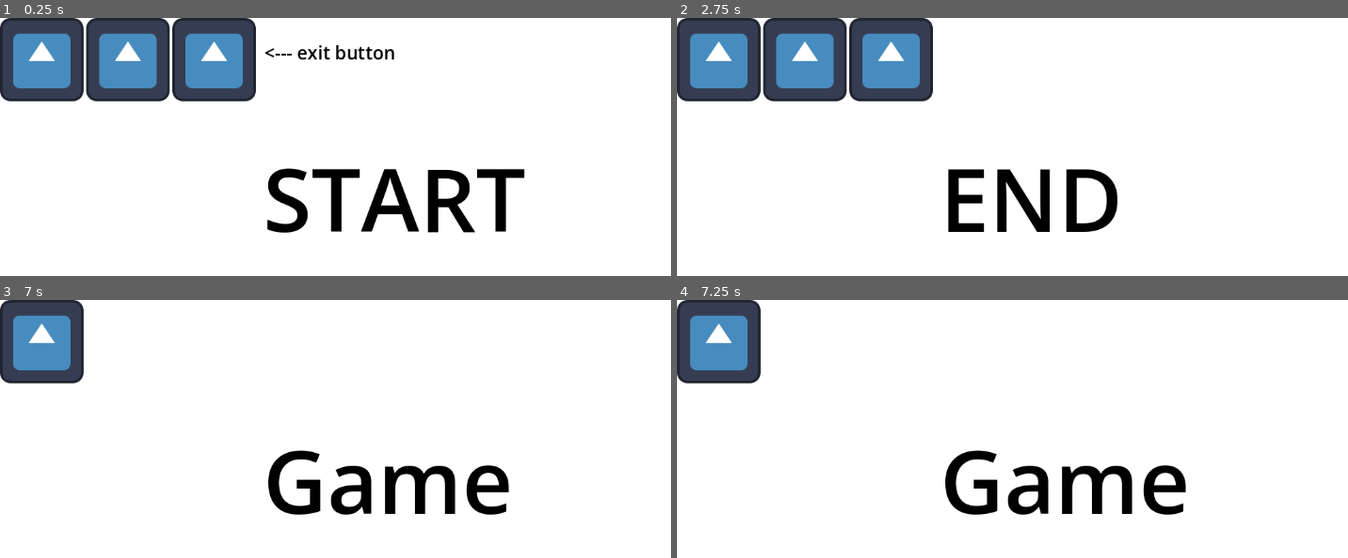
Above: before the commit, frames 1-4 (two rows, left to right).
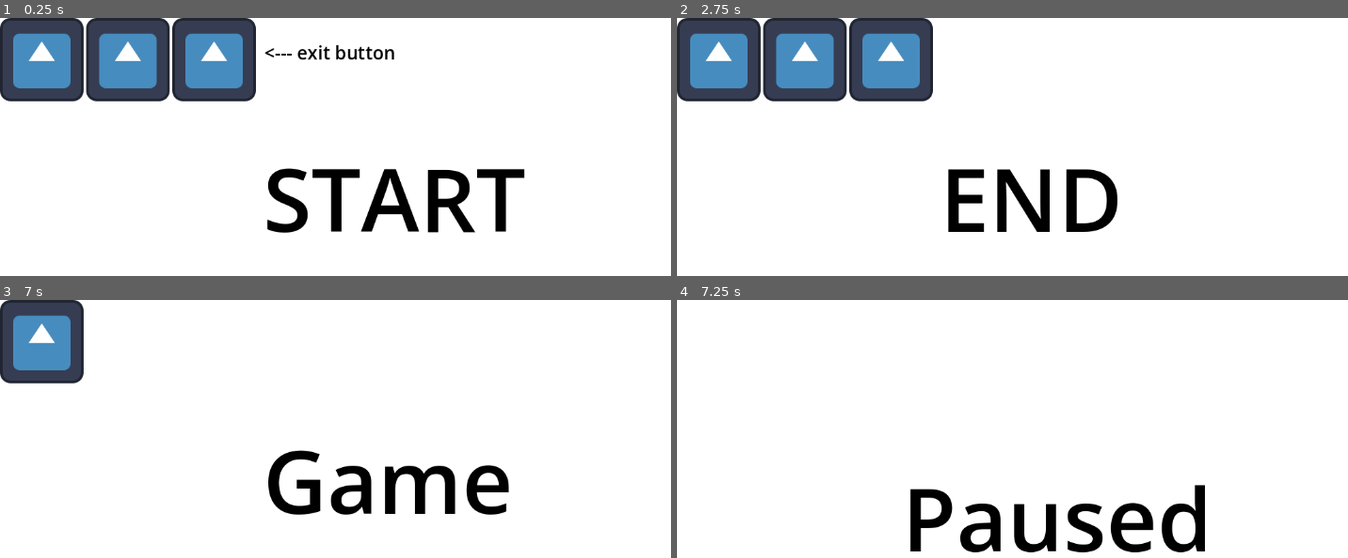
Above: after the commit, the same moments.

Repository: Fabian-Rodz/TinyGameJam
Game: Godot game, scene res://Scenes/start_screen.tscn
Two runs of this game, one before a commit and one after it. Both use one fixed random seed, a clock stepped at 60 frames per second and the inputs below. The engine's default icon, where the game draws it, is replaced by a stand-in: a white triangle on a blue panel in a dark square.
Inputs (mouse positions are in pixels of both pictures, inside the frame that each line leads up to):
- Up to frame 1 (0.25 s): no input
- Up to frame 2 (2.75 s): click (717, 154) at 0.5 s; click (817, 56) at 1.25 s; click (717, 59) at 2 s
- Up to frame 3 (7 s): click (40, 436) at 2.75 s; tap Enter at 3.5, 5, 6.5 s; hold D (p1_forward, bound only after the commit) 3.53-4.28 s; tap Left (p2_back, bound only after the commit) at 3.6, 6.05, 6.6 s; tap Down (p2_down, bound only after the commit) at 3.8, 4.35, 6.8 s; tap Space at 4.25, 5.75 s; hold A (p1_back, bound only after the commit) 4.28-5.03 s; tap Right (p2_forward, bound only after the commit) at 4.55, 5.1 s; hold D (p1_forward, bound only after the commit) 5.03-6.53 s; tap Up (p2_up, bound only after the commit) at 5.3, 5.85 s; hold A (p1_back, bound only after the commit) from 6.53 s (still down)
- Up to frame 4 (7.25 s): keep holding A (p1_back, bound only after the commit); tap Escape (pause-return, bound only after the commit) at 7.15 s

Frames 1-3 are identical in both runs. In frame 4, 11% of the frame differs, in the area x 0-79%, y 0-98%.

Commit message:
Added controls, player, and pause screen
Added a player scene, player controls (WASD for p1 and arrow keys for p2), and added a pause screen to the game scene

Diff:
--- a/Assets/deleteLater.gd
+++ /dev/null
@@ -1,11 +0,0 @@
-extends Node
-
-
-# Called when the node enters the scene tree for the first time.
-func _ready() -> void:
-	pass # Replace with function body.
-
-
-# Called every frame. 'delta' is the elapsed time since the previous frame.
-func _process(delta: float) -> void:
-	pass
--- a/Scenes/Game_scene.tscn
+++ b/Scenes/Game_scene.tscn
@@ -32,4 +32,21 @@
 theme_override_font_sizes/font_size = 135
 text = "Game"
 
+[node name="PauseBackground" type="TextureRect" parent="." unique_id=1333116424]
+offset_right = 1162.0
+offset_bottom = 658.0
+texture = SubResource("CanvasTexture_c6gxo")
+
+[node name="PauseLabel" type="Label" parent="." unique_id=712451773]
+anchors_preset = -1
+anchor_right = 0.042000003
+anchor_bottom = 0.071
+offset_left = 345.0
+offset_top = 242.0
+offset_right = 771.61597
+offset_bottom = 390.792
+theme_override_colors/font_color = Color(0, 0, 0, 1)
+theme_override_font_sizes/font_size = 135
+text = "Paused"
+
 [connection signal="pressed" from="finish game" to="." method="_on_back_to_start_pressed"]
--- a/Scenes/deleteLater.gd
+++ /dev/null
@@ -1,11 +0,0 @@
-extends Node
-
-
-# Called when the node enters the scene tree for the first time.
-func _ready() -> void:
-	pass # Replace with function body.
-
-
-# Called every frame. 'delta' is the elapsed time since the previous frame.
-func _process(delta: float) -> void:
-	pass
--- a/Scenes/game_scene.gd
+++ b/Scenes/game_scene.gd
@@ -1,15 +1,30 @@
 extends Node
+
+var is_paused = false
+@onready var pause_background: TextureRect = $PauseBackground
+@onready var pause_label: Label = $PauseLabel
 
 
 # Called when the node enters the scene tree for the first time.
 func _ready() -> void:
-	pass # Replace with function body.
+	pause_background.hide()
+	pause_label.hide()
 
 
 # Called every frame. 'delta' is the elapsed time since the previous frame.
 func _process(delta: float) -> void:
-	pass
+	if Input.is_action_just_pressed("pause-return"):
+		if is_paused:
+			is_paused = false
+			pause_background.hide()
+			pause_label.hide()
+		else:
+			is_paused = true
+			pause_background.show()
+			pause_label.show()
+
 
 
 func _on_back_to_start_pressed() -> void:
-	get_tree().change_scene_to_file("res://Scenes/End_screen.tscn")
+	if not is_paused:
+		get_tree().change_scene_to_file("res://Scenes/End_screen.tscn")
--- /dev/null
+++ b/Scenes/player.tscn
@@ -0,0 +1,11 @@
+[gd_scene format=3 uid="uid://b82ive23entof"]
+
+[ext_resource type="Script" uid="uid://violj74p2pge" path="res://Scripts/player.gd" id="1_cvnsp"]
+[ext_resource type="Texture2D" uid="uid://brgkpkt1x2sq5" path="res://Assets/white_box.webp" id="2_6t5aa"]
+
+[node name="player" type="CharacterBody2D" unique_id=1980784767]
+script = ExtResource("1_cvnsp")
+
+[node name="Sprite2D" type="Sprite2D" parent="." unique_id=1543118802]
+scale = Vector2(0.05, 0.05)
+texture = ExtResource("2_6t5aa")
--- /dev/null
+++ b/Scripts/player.gd
@@ -0,0 +1,38 @@
+extends CharacterBody2D
+
+
+const SPEED = 600.0
+@onready var sprite: Sprite2D = $Sprite2D
+
+var is_p1 = true
+
+func _ready() -> void:
+	sprite.modulate = Color.DARK_RED
+
+func _physics_process(delta: float) -> void:
+	# Get the input direction and handle the movement/deceleration.
+	# As good practice, you should replace UI actions with custom gameplay actions.
+	var h_direction
+	var v_direction
+
+	# Set movement controls if player is p1 or p2
+	if is_p1:
+		h_direction = Input.get_axis("p1_back", "p1_forward")
+		v_direction = Input.get_axis("p1_up","p1_down")
+	else:
+		h_direction = Input.get_axis("p2_back", "p2_forward")
+		v_direction = Input.get_axis("p2_up","p2_down")
+
+	# Horizontal Movement
+	if h_direction:
+		velocity.x = h_direction * SPEED
+	else:
+		velocity.x = move_toward(velocity.x, 0, SPEED)
+
+	# Vertical Movement
+	if v_direction:
+		velocity.y = v_direction * SPEED
+	else:
+		velocity.y = move_toward(velocity.y, 0, SPEED)
+
+	move_and_slide()
--- a/Scripts/replaceLater.gd
+++ /dev/null
@@ -1,11 +0,0 @@
-extends Node
-
-
-# Called when the node enters the scene tree for the first time.
-func _ready() -> void:
-	pass # Replace with function body.
-
-
-# Called every frame. 'delta' is the elapsed time since the previous frame.
-func _process(delta: float) -> void:
-	pass
--- a/project.godot
+++ b/project.godot
@@ -15,10 +15,59 @@
 config/features=PackedStringArray("4.6", "Forward Plus")
 config/icon="res://icon.svg"
 
+[input]
+
+p1_up={
+"deadzone": 0.2,
+"events": [Object(InputEventKey,"resource_local_to_scene":false,"resource_name":"","device":-1,"window_id":0,"alt_pressed":false,"shift_pressed":false,"ctrl_pressed":false,"meta_pressed":false,"pressed":false,"keycode":0,"physical_keycode":87,"key_label":0,"unicode":119,"location":0,"echo":false,"script":null)
+]
+}
+p1_forward={
+"deadzone": 0.2,
+"events": [Object(InputEventKey,"resource_local_to_scene":false,"resource_name":"","device":-1,"window_id":0,"alt_pressed":false,"shift_pressed":false,"ctrl_pressed":false,"meta_pressed":false,"pressed":false,"keycode":0,"physical_keycode":68,"key_label":0,"unicode":100,"location":0,"echo":false,"script":null)
+]
+}
+p1_back={
+"deadzone": 0.2,
+"events": [Object(InputEventKey,"resource_local_to_scene":false,"resource_name":"","device":-1,"window_id":0,"alt_pressed":false,"shift_pressed":false,"ctrl_pressed":false,"meta_pressed":false,"pressed":false,"keycode":0,"physical_keycode":65,"key_label":0,"unicode":97,"location":0,"echo":false,"script":null)
+]
+}
+p1_down={
+"deadzone": 0.2,
+"events": [Object(InputEventKey,"resource_local_to_scene":false,"resource_name":"","device":-1,"window_id":0,"alt_pressed":false,"shift_pressed":false,"ctrl_pressed":false,"meta_pressed":false,"pressed":false,"keycode":0,"physical_keycode":83,"key_label":0,"unicode":115,"location":0,"echo":false,"script":null)
+]
+}
+p2_up={
+"deadzone": 0.2,
+"events": [Object(InputEventKey,"resource_local_to_scene":false,"resource_name":"","device":-1,"window_id":0,"alt_pressed":false,"shift_pressed":false,"ctrl_pressed":false,"meta_pressed":false,"pressed":false,"keycode":0,"physical_keycode":4194320,"key_label":0,"unicode":0,"location":0,"echo":false,"script":null)
+]
+}
+p2_forward={
+"deadzone": 0.2,
+"events": [Object(InputEventKey,"resource_local_to_scene":false,"resource_name":"","device":-1,"window_id":0,"alt_pressed":false,"shift_pressed":false,"ctrl_pressed":false,"meta_pressed":false,"pressed":false,"keycode":0,"physical_keycode":4194321,"key_label":0,"unicode":0,"location":0,"echo":false,"script":null)
+]
+}
+p2_back={
+"deadzone": 0.2,
+"events": [Object(InputEventKey,"resource_local_to_scene":false,"resource_name":"","device":-1,"window_id":0,"alt_pressed":false,"shift_pressed":false,"ctrl_pressed":false,"meta_pressed":false,"pressed":false,"keycode":0,"physical_keycode":4194319,"key_label":0,"unicode":0,"location":0,"echo":false,"script":null)
+]
+}
+p2_down={
+"deadzone": 0.2,
+"events": [Object(InputEventKey,"resource_local_to_scene":false,"resource_name":"","device":-1,"window_id":0,"alt_pressed":false,"shift_pressed":false,"ctrl_pressed":false,"meta_pressed":false,"pressed":false,"keycode":0,"physical_keycode":4194322,"key_label":0,"unicode":0,"location":0,"echo":false,"script":null)
+]
+}
+pause-return={
+"deadzone": 0.2,
+"events": [Object(InputEventKey,"resource_local_to_scene":false,"resource_name":"","device":-1,"window_id":0,"alt_pressed":false,"shift_pressed":false,"ctrl_pressed":false,"meta_pressed":false,"pressed":false,"keycode":0,"physical_keycode":4194305,"key_label":0,"unicode":0,"location":0,"echo":false,"script":null)
+]
+}
+
 [physics]
 
 3d/physics_engine="Jolt Physics"
 
 [rendering]
 
+textures/canvas_textures/default_texture_filter=0
 rendering_device/driver.windows="d3d12"
Not shown, removed: Assets/deleteLater.gd.uid
Binary file added: Assets/white_box.webp
Not shown, added: Assets/white_box.webp.import
Not shown: 1 places in Scenes/Game_scene.tscn that only renumber resources
Not shown, removed: Scenes/deleteLater.gd.uid
Not shown, removed: Scripts/replaceLater.gd.uid
